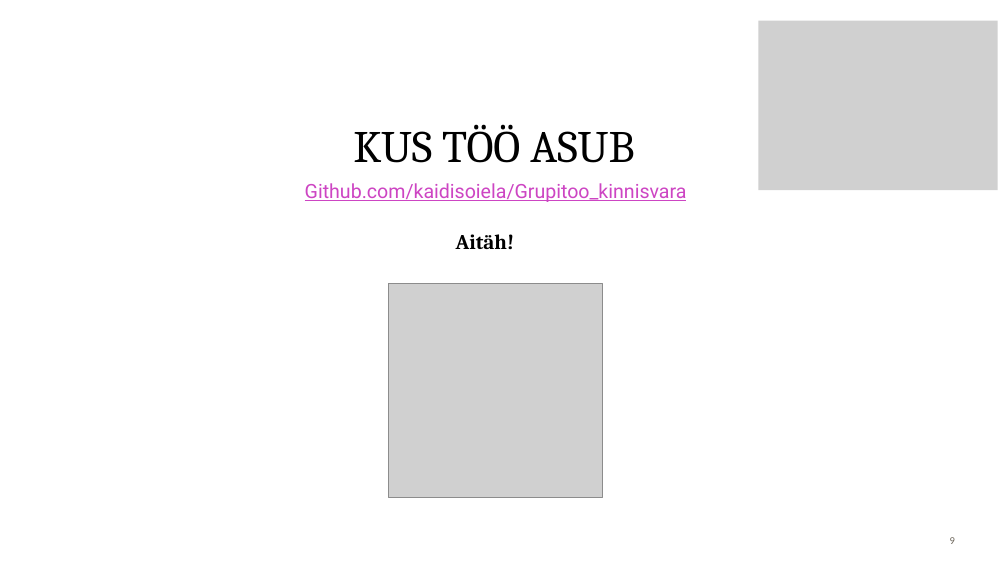
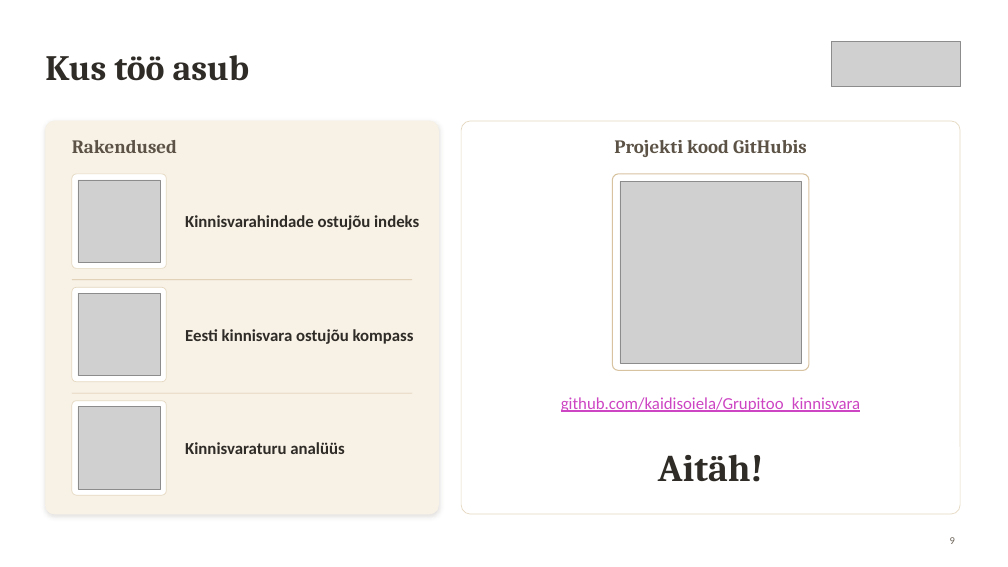
Before and after one commit to kaidisoiela/Grupitoo_kinnisvara, a slide deck: slide 9 of Grupitöö_esitlus.pptx. Drawn at 1008x567 pixels with LibreOffice and Linux fonts; fonts in the diff are those of the drawing; grey boxes stand for pictures. Boxes give left, top, right and bottom in pixels: in the first picture for what was removed or moved away, otherwise in the second. Text is boxed around its words. In the diff, an @@ line names an element or a change of style, - is before the commit and + after.

```diff
--- a/Grupitöö_esitlus.pptx
+++ b/Grupitöö_esitlus.pptx
@@ picture removed at box(759, 21, 998, 190) @@
@@ text at box(45, 55, 250, 81): text changed; size 64.3 to 51 pt; text colour #000000 to #2F2B26; bold on @@
-KUS TÖÖ ASUB
+Kus töö asub
@@ text "Kus töö asub" at box(45, 55, 250, 81): vertical alignment top to middle @@
@@ picture added at box(832, 42, 960, 87) @@
@@ rounded rectangle added at box(45, 121, 438, 514), fill #F7F1E6, outline #F7F1E6 1 pt @@
@@ text added at box(72, 140, 177, 153), 27 pt, text #5C5346, bold @@
+Rakendused
@@ rounded rectangle added at box(461, 121, 960, 514), fill #FFFFFF, outline #E5D8C0 1 pt @@
@@ text added at box(614, 140, 807, 157), 27 pt, text #5C5346, bold @@
+Projekti kood GitHubis
@@ rounded rectangle added at box(72, 174, 167, 269), fill #FFFFFF, outline #E5D8C0 1 pt @@
@@ rounded rectangle added at box(612, 174, 809, 370), fill #FFFFFF, outline #D8C3A0 1.5 pt @@
@@ picture added at box(78, 180, 160, 263) @@
@@ picture added at box(620, 181, 801, 363) @@
@@ text added at box(185, 215, 419, 230), 24 pt, text #2F2B26, bold @@
+Kinnisvarahindade ostujõu indeks
@@ line added from (72, 280) to (412, 280), #D8C3A0 1 pt @@
@@ rounded rectangle added at box(72, 287, 167, 382), fill #FFFFFF, outline #E5D8C0 1 pt @@
@@ picture added at box(78, 293, 160, 376) @@
@@ picture removed at box(389, 283, 603, 497) @@
@@ text added at box(185, 329, 414, 344), 24 pt, text #2F2B26, bold @@
+Eesti kinnisvara ostujõu kompass
@@ text "github.com/kaidisoiela/Grupitoo_kinnisvara" at box(561, 397, 860, 412): vertical alignment top to middle @@
@@ line added from (72, 393) to (412, 393), #D8C3A0 1 pt @@
@@ rounded rectangle added at box(72, 401, 167, 495), fill #FFFFFF, outline #E5D8C0 1 pt @@
@@ picture added at box(78, 407, 160, 489) @@
@@ text at box(561, 397, 860, 412): text changed; size 28 to 24 pt; font Roboto to Calibri @@
-Github.com/kaidisoiela/Grupitoo_kinnisvara
+github.com/kaidisoiela/Grupitoo_kinnisvara
@@ text added at box(185, 442, 344, 454), 24 pt, text #2F2B26, bold @@
+Kinnisvaraturu analüüs
@@ text "Aitäh!": place and size @@
-text "Aitäh!" at box(456, 234, 514, 249)
+text "Aitäh!" at box(658, 454, 763, 482)
@@ text "Aitäh!" at box(658, 454, 763, 482): size 30 to 54 pt, text colour #000000 to #2F2B26; line spacing 42pt to 1; vertical alignment top to middle @@
```
